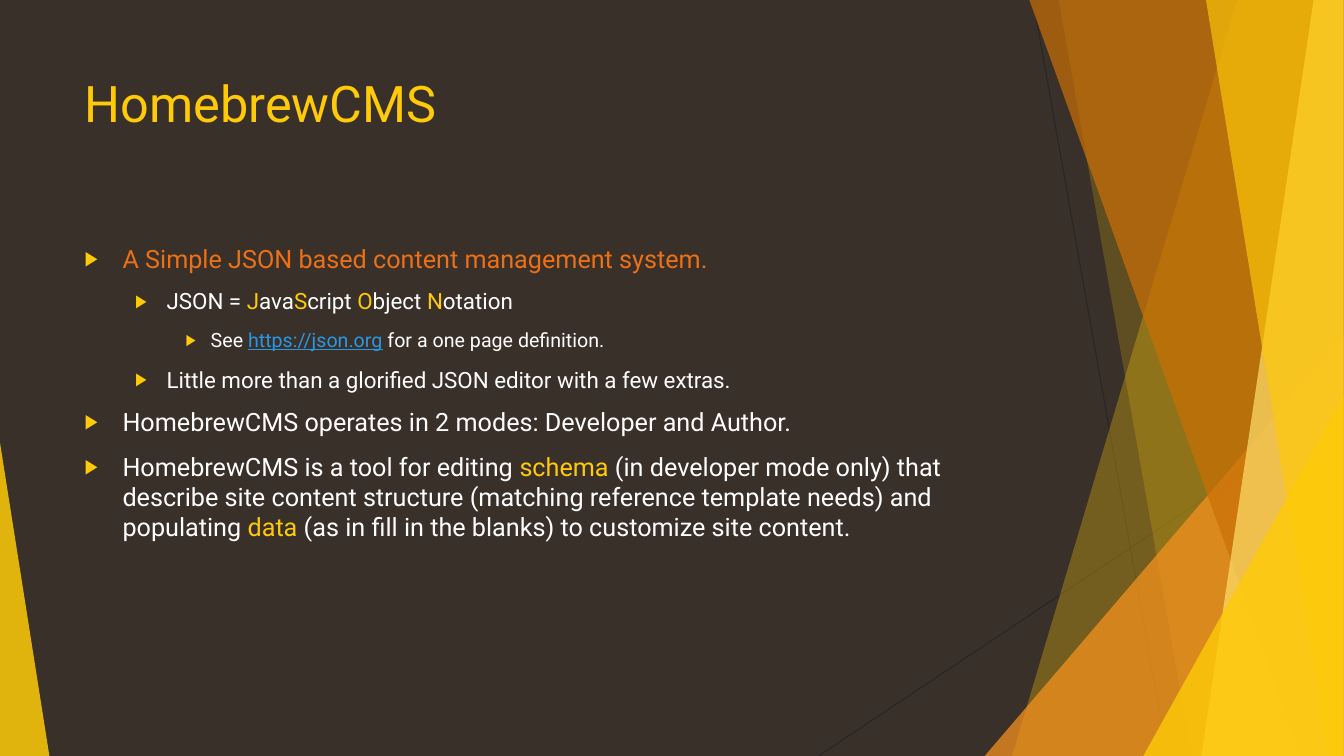
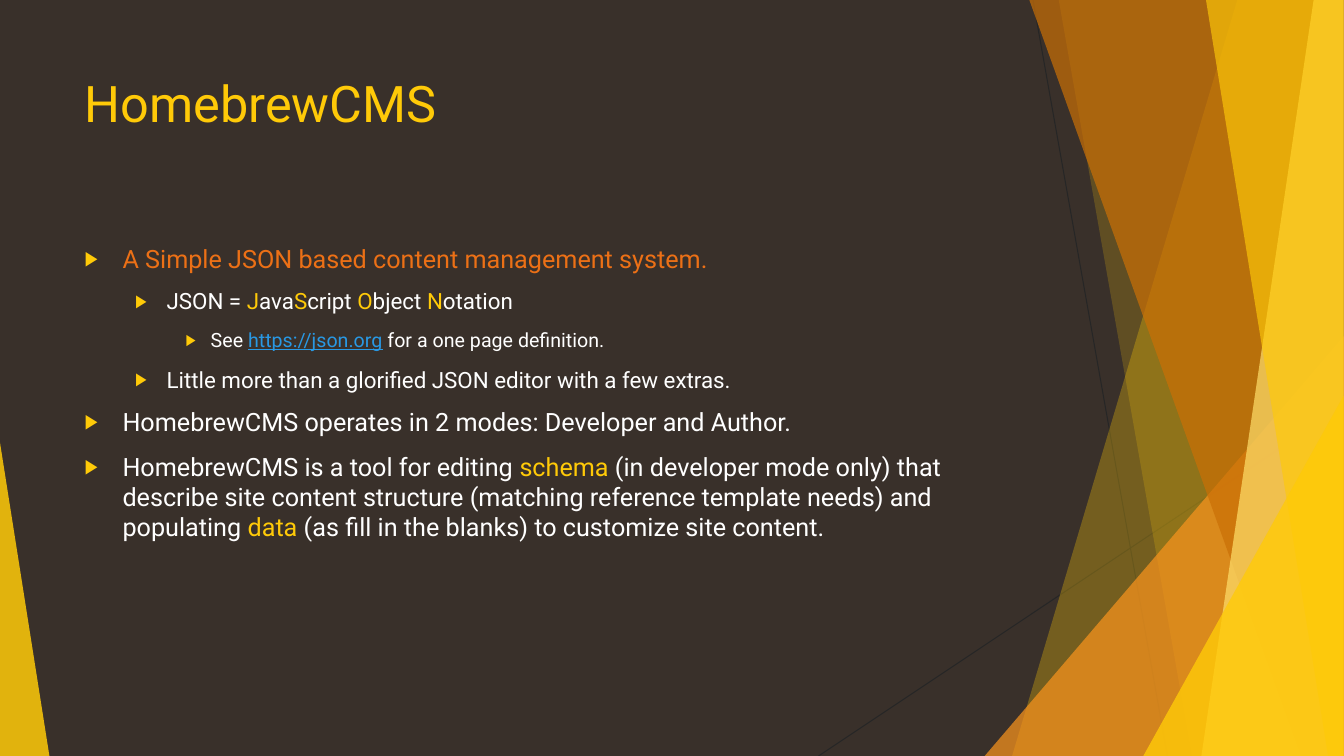
Before and after one commit to CanyonCasa/HomebrewCMS, a slide deck: slide 4 of documentation/HomebrewCMS.pptx. Drawn at 1344x756 pixels with LibreOffice and Linux fonts; fonts in the diff are those of the drawing. Boxes give left, top, right and bottom in pixels: in the first picture for what was removed or moved away, otherwise in the second. Text is boxed around its words. In the diff, an @@ line names an element or a change of style, - is before the commit and + after.

```diff
--- a/documentation/HomebrewCMS.pptx
+++ b/documentation/HomebrewCMS.pptx
@@ text at bbox=[123, 456, 941, 542]: text changed @@
-▶ HomebrewCMS is a tool for editing schema (in developer mode only) that describe site content structure (matching reference template needs) and populating data (as in fill in the blanks) to customize site content.
+▶ HomebrewCMS is a tool for editing schema (in developer mode only) that describe site content structure (matching reference template needs) and populating data (as fill in the blanks) to customize site content.
```
Also in this commit, not shown: 15 other slides changed, 3 slides added, 1 other file.
